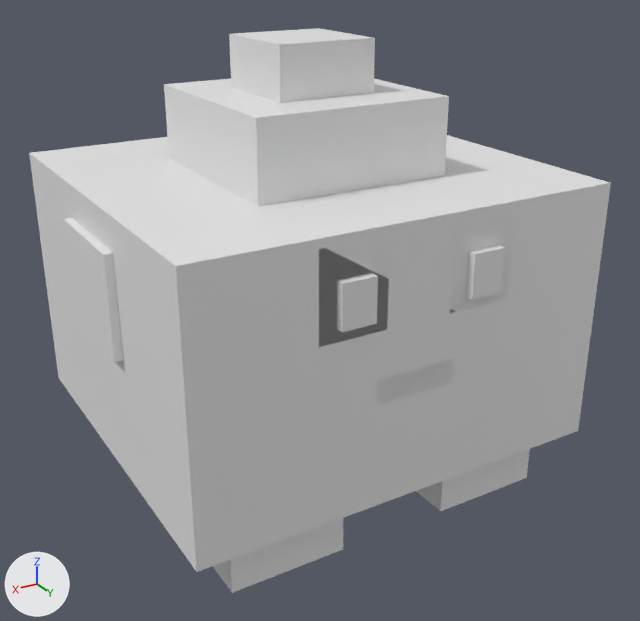
A saved change to the OBJ model places/arena/animal_models/Animal_SLIME.obj.
The view is the same before and after, from a 50 mm lens placed at (2.58, 4.52, 2.1), pointed at (0.04, 0.28, -0.02). Arrows for +X, +Y and +Z are at lower left; the lights stay in place. Where no turn or scale is listed for an object, it has been applied to the vertices.

In view in the first picture: 'Body_1', 'Body_3', 'Body_4', 'Body_6', 'Head_1', 'Head_2', 'Head_3', 'Head_4', 'Head_5', 'LegFL_1', 'LegFR_1'.
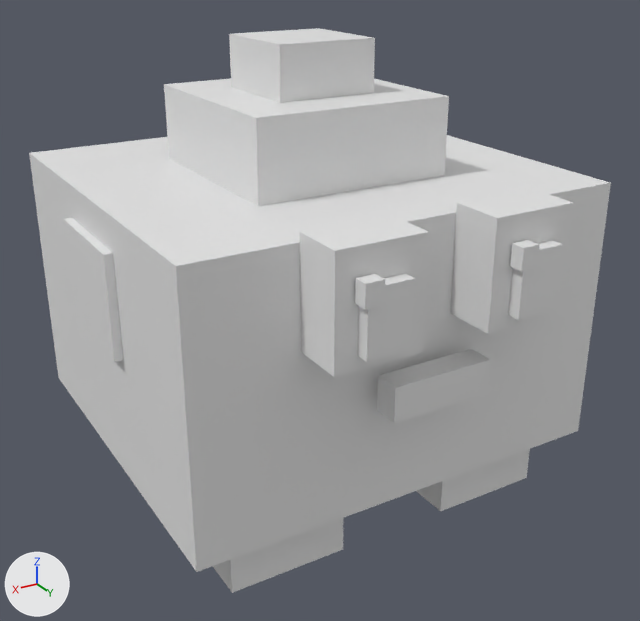
Boxes (x1, y1, x2, y2) around the edits, measured in the pictures (640 x 621 px):
```json
{"object": "Head_2", "change": "mesh rescaled", "before": [319, 238, 390, 347], "after": [300, 215, 429, 377]}
{"object": "Head_1", "change": "mesh rescaled", "before": [451, 211, 514, 312], "after": [450, 189, 574, 334]}
{"object": "Head_7", "change": "added", "after": [377, 349, 490, 424]}
{"object": "Head_4", "change": "mesh rescaled", "before": [337, 273, 378, 332], "after": [358, 273, 415, 362], "on screen": "38% wider, 50% taller"}
{"object": "Head_3", "change": "mesh rescaled", "before": [466, 245, 505, 299], "after": [508, 240, 563, 320], "on screen": "40% wider, 47% taller"}
{"object": "Head_6", "change": "added", "after": [355, 274, 385, 310]}
```

Scene script edits in JSON lines:
```json
{"block": "me_head_1", "where": "me_head_1.from_pydata(...)  # 8 vertices, 6 faces; spans x -0.6..-0.2, y 1.0..1.2, z 0.25..0.75"}
{"block": "me_head_1", "where": "# used by ob_head_1; location = (0.0, 0.0, 0.0)"}
{"block": "me_head_1", "change": "me_head_1 part 1: the whole mesh is scaled about its middle by (1.25, 1.5, 1.2), then moved by (-0.05, 0.25, 0.05)"}
{"block": "me_head_2", "where": "me_head_2.from_pydata(...)  # 8 vertices, 6 faces; spans x 0.2..0.6, y 1.0..1.2, z 0.25..0.75"}
{"block": "me_head_2", "where": "# used by ob_head_2; location = (0.0, 0.0, 0.0)"}
{"block": "me_head_2", "change": "me_head_2 part 2: the whole mesh is scaled about its middle by (1.25, 1.5, 1.2), then moved by (0.05, 0.25, 0.05)"}
{"block": "me_head_3", "where": "me_head_3.from_pydata(...)  # 8 vertices, 6 faces; spans x -0.5..-0.3, y 1.15..1.25, z 0.325..0.575"}
{"block": "me_head_3", "where": "# used by ob_head_3; location = (0.0, 0.0, 0.0)"}
{"block": "me_head_3", "change": "me_head_3 part 3: the whole mesh is scaled about its middle by (1.25, 1.5, 1.4), then moved by (-0.05, 0.3, 0.05)"}
{"block": "me_head_4", "where": "me_head_4.from_pydata(...)  # 8 vertices, 6 faces; spans x 0.3..0.5, y 1.15..1.25, z 0.325..0.575"}
{"block": "me_head_4", "where": "# used by ob_head_4; location = (0.0, 0.0, 0.0)"}
{"block": "me_head_4", "change": "me_head_4 part 4: the whole mesh is scaled about its middle by (1.25, 1.5, 1.4), then moved by (0.05, 0.3, 0.05)"}
{"op": "add", "block": "me_head_7", "code": ["me_head_7 = bpy.data.meshes.new('Head_7')", "me_head_7.from_pydata(...)  # a box spanning x -0.3..0.3, y 1.275..1.425, z -0.15..0.05"]}
{"op": "add", "block": "me_head_6", "code": ["me_head_6 = bpy.data.meshes.new('Head_6')", "me_head_6.from_pydata(...)  # a box spanning x 0.5..0.6, y 1.51..1.59, z 0.59..0.71"]}
{"op": "add", "block": "ob_head_7", "code": ["ob_head_7 = bpy.data.objects.new('Head_7', me_head_7)", "ob_head_7.location = (0.0, 0.0, 0.0)"]}
{"op": "add", "block": "ob_head_6", "code": ["ob_head_6 = bpy.data.objects.new('Head_6', me_head_6)", "ob_head_6.location = (0.0, 0.0, 0.0)"]}
```
